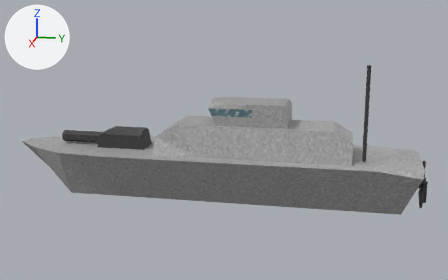
One commit to the Blender file strategy/data/anim_objs/units/boat/boat.blend: the scene before it, then after it.
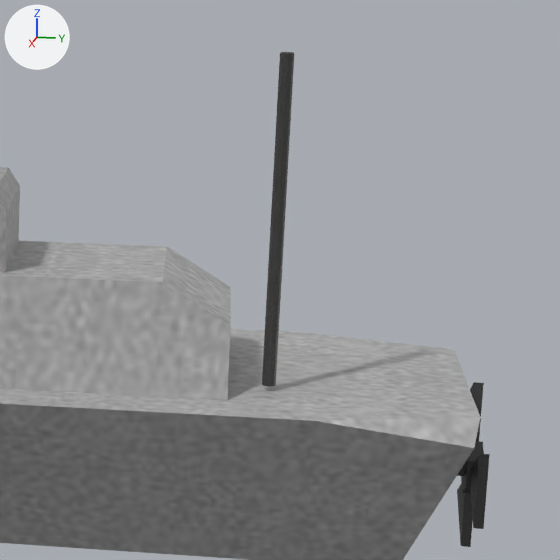
There are two pictures of each version: one whole from a camera (50 mm lens) standing at (44.59, 8.38, 13.81) and looking at (-0.01, -0.54, 2.66), one close up on the part from 64% to 100% of the width and 18% to 76% of the height. Every picture has the same lights, and +X, +Y and +Z are marked at upper left. The older version's two pictures come first.

In view in the first close-up: 'antenna', 'body', 'propeller'.
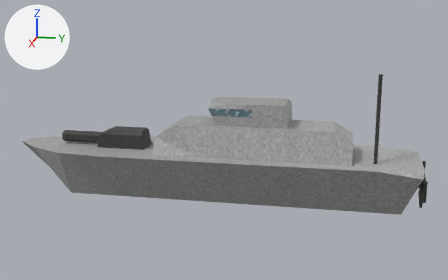
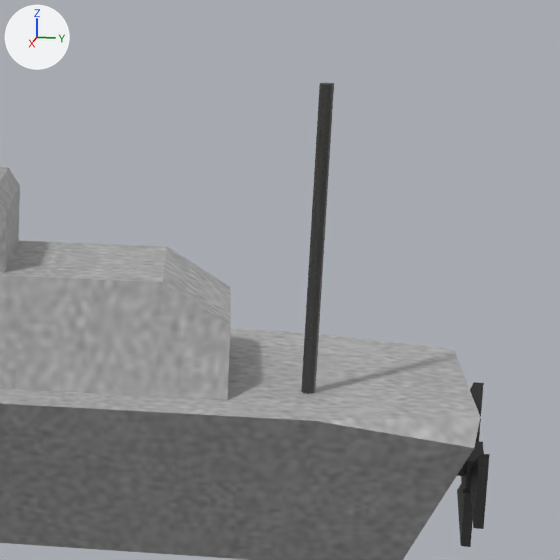
Pixel boxes (x1, y1, x2, y2) of what changed, in the close-ups (560 x 560 px):
'antenna', moved, turned: before (262, 52, 294, 387); after (301, 83, 334, 394)

The edits, one by one:
Object 'antenna' (ob_antenna) moves from (0.0, 0.0, 0.0) to (0.0, 20.32, 10.07).
Object 'antenna' (ob_antenna) turns from (0, 0, 0) to (-180, 0, 0) degrees about x, y and z.
